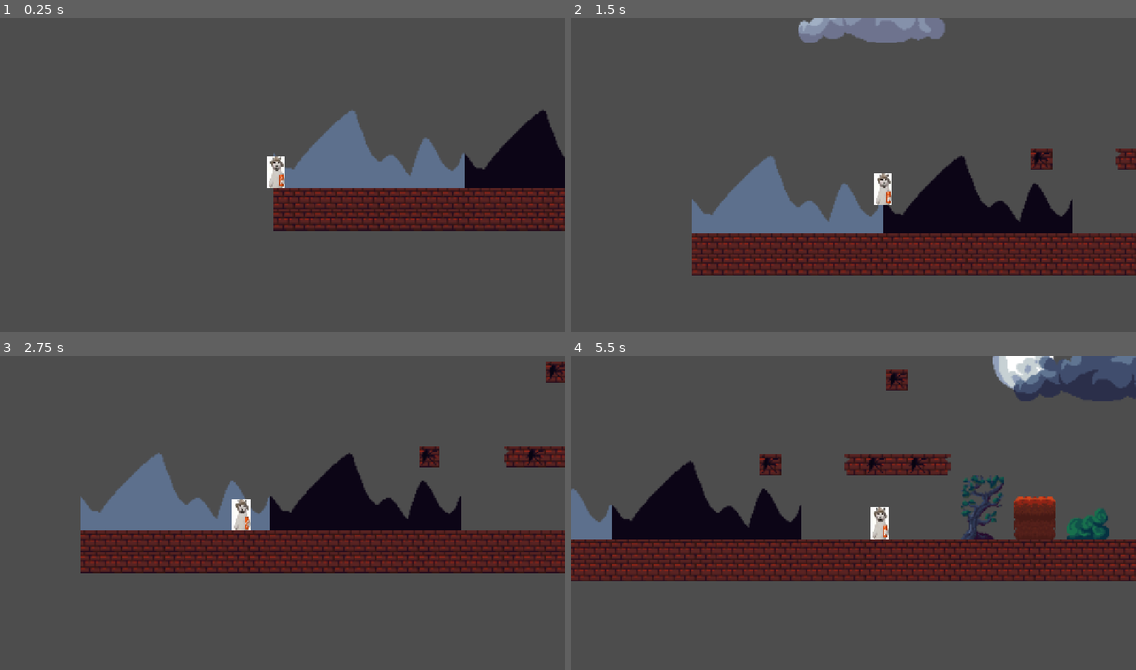
Above: before the commit, frames 1-4 (two rows, left to right).
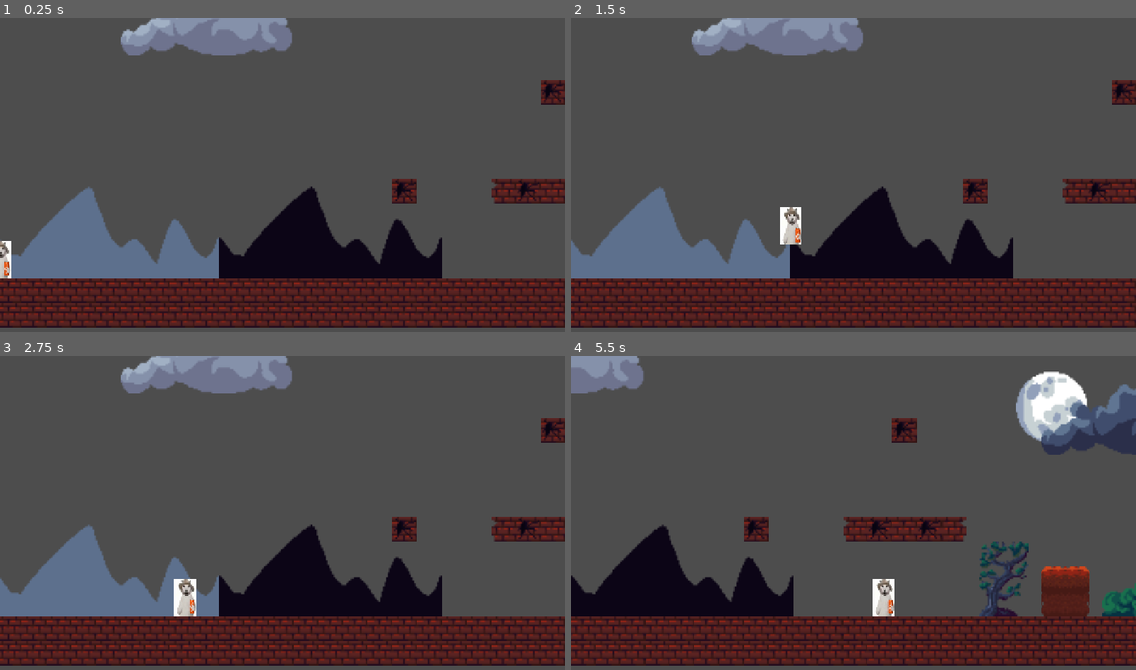
Above: after the commit, the same moments.

Repository: c-moo/PDAI
Game: Godot game, scene res://game.tscn
Two runs of this game, one before a commit and one after it. Both use one fixed random seed, a clock stepped at 60 frames per second and the inputs below.
Inputs:
- Up to frame 1 (0.25 s): no input
- Up to frame 2 (1.5 s): hold D (right) from 0.53 s (still down); tap Space (jump) at 0.77 s
- Up to frame 3 (2.75 s): tap Space (jump) at 1.52 s; release D (right) at 2.03 s; hold A (left) from 2.03 s (still down)
- Up to frame 4 (5.5 s): release A (left) at 2.78 s; hold D (right) 2.78-4.28 s; tap Space (jump) at 3.02, 3.77, 4.52 s; hold A (left) 4.28-5.03 s; hold D (right) from 5.03 s (still down)

The runs differ from the first frame. In frame 1, 43% of the frame differs, in the area x 0-100%, y 0-99%; in frame 2, 44%; in frame 3, 50%; in frame 4, 54%.

Commit message:
camera locked

Diff:
--- a/scenes/entities/player.gd
+++ b/scenes/entities/player.gd
@@ -15,6 +15,7 @@
 func get_input():
 	direction_x = Input.get_axis("left", "right")
 	if Input.is_action_just_pressed("jump"):
+
 		if is_on_floor():
 			jumps_left = MAX_JUMPS
 		if is_on_wall():
--- a/scenes/entities/player.tscn
+++ b/scenes/entities/player.tscn
@@ -10,7 +10,12 @@
 script = ExtResource("1_08t41")
 
 [node name="Camera2D" type="Camera2D" parent="." unique_id=319896125]
-zoom = Vector2(3, 3)
+offset = Vector2(0, -20)
+zoom = Vector2(3.5, 3.5)
+limit_left = 0
+limit_top = -99
+limit_right = 3500
+limit_bottom = 40
 position_smoothing_enabled = true
 
 [node name="CollisionShape2D" type="CollisionShape2D" parent="." unique_id=852629338]
